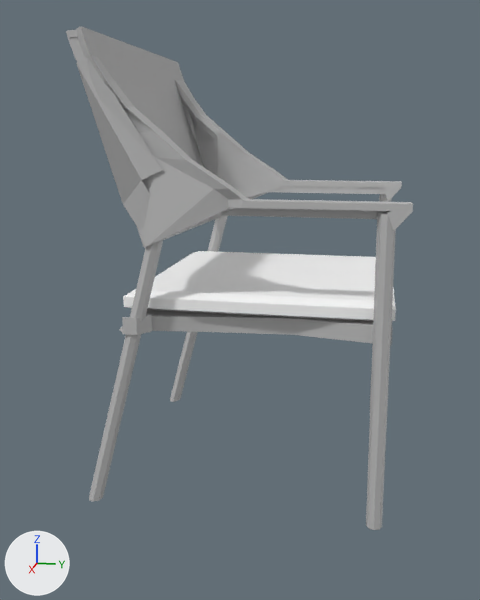
The FBX model SoA-Unity/Assets/Models/Restaurant/street_restaurant_chair.fbx: old version first, new version second.
Camera for both pictures: a camera (50 mm lens) standing at (0.21, 0.023, 0.12) and looking at (-0.032, -0.026, 0.059). Lighting does not change. The marker at lower left points along +X, +Y and +Z. Where no turn or scale is listed for an object, it has been applied to the vertices.
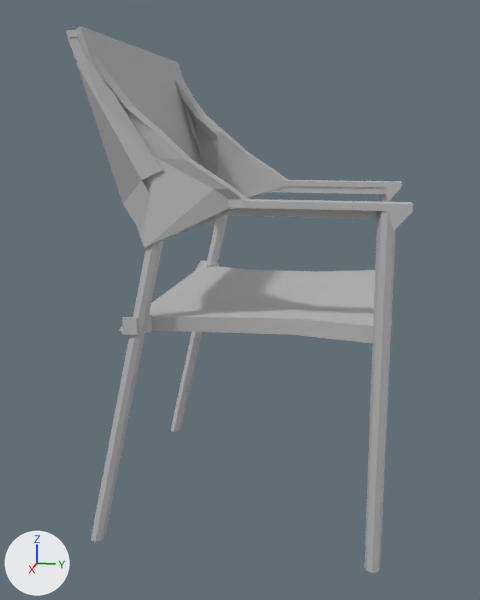
The newer file is also rescaled (x0.757), turned or shifted as a whole; pictures and numbers use the older file's frame.

Where the change shows, as pixel boxes [x1, y1, x2, y2] in the pictures (480 x 600 px; the box of a moved part takes in the faces that stretch with it):
'pCube6', deleted: before [123, 251, 396, 321]
'polySurface5', reshaped (15% taller): before [89, 240, 163, 501]; after [91, 240, 164, 541]
'polySurface11', reshaped: before [366, 212, 388, 530]; after [364, 211, 382, 573]
'polySurface13', reshaped (16% taller): before [170, 216, 228, 402]; after [171, 216, 228, 432]
'polySurface12', reshaped (9% wider, 21% taller): before [370, 194, 392, 400]; after [368, 194, 392, 443]
part 1 of me_mesh_007, moved or reshaped: before [369, 214, 393, 530]; after [364, 211, 382, 573]
'polySurface1', unchanged, uncovered by the edit: before [119, 309, 392, 345]; after [119, 261, 392, 345]

The change, as a diff of the scene's bpy script:
```diff
--- a/SoA-Unity/Assets/Models/Restaurant/street_restaurant_chair.fbx.py
+++ b/SoA-Unity/Assets/Models/Restaurant/street_restaurant_chair.fbx.py
@@ me_mesh_010 @@
 me_mesh_010.from_pydata(...)  # 34 vertices, 40 faces; spans x -0.0857..-0.0784, y -0.0706..-0.0319, z -0.0049..0.1017
 # used by ob_polysurface13; location = (0.0, 0.0, 0.0)
+# me_mesh_010 part 2: the whole mesh is multiplied about its middle by the matrix ((1.0, 0.0, -0.002), (0.0, 1.0, 0.0), (-0.002, 0.0, 1.167)), then moved by (0.0001, 0.0, -0.0068)
 me_mesh_010.materials.append(mat_lambert1)
@@ me_mesh_004 @@
 me_mesh_004.from_pydata(...)  # 34 vertices, 40 faces; spans x 0.0106..0.0156, y -0.0711..-0.032, z -0.0039..0.1026
 # used by ob_polysurface5; location = (0.0, 0.0, 0.0)
+# me_mesh_004 part 3: the whole mesh is multiplied about its middle by the matrix ((1.0, 0.0, 0.0), (0.0, 1.0, 0.0), (0.0, 0.0, 1.167)), then moved by (0.0, 0.0, -0.0068)
 me_mesh_004.materials.append(mat_lambert1)
@@ me_mesh_009 @@
 me_mesh_009.from_pydata(...)  # 18 vertices, 24 faces; spans x -0.0845..-0.078, y 0.0247..0.03, z -0.0028..0.0981
 # used by ob_polysurface12; location = (0.0, 0.0, 0.0)
+# me_mesh_009 part 4: all 9 vertices in x -0.0845..-0.0781, y 0.025..0.03, z -0.0028 are moved by (0.0, 0.0001, -0.0156)
 me_mesh_009.materials.append(mat_lambert1)
@@ me_mesh_007 @@
 me_mesh_007.from_pydata(...)  # 18 vertices, 24 faces; spans x 1.06..1.56, y -0.3..9.8, z -2.99..-2.48
 # used by ob_polysurface10; parent = ob_pcube7; location = (3.483, -7.442, -1.886); rotation_euler = (0.00904, 0.00102, -0.00225), in degrees (0.5, 0.1, -0.1)
+# me_mesh_007 part 1: all 9 vertices in x 1.06..1.56, y 9.8, z -2.99..-2.48 are moved by (0.0, 0.13, 0.0)
 me_mesh_007.materials.append(mat_lambert1)
@@ me_mesh_006_1 @@
+me_mesh_006_1.from_pydata(...)  # 18 vertices, 24 faces; spans x 1.06..1.56, y -1.86..9.92, z -2.99..-2.48
+me_mesh_006_1.materials.append(mat_lambert1)  # grey #bcbcbc
@@ ob_polysurface11 @@
-ob_polysurface11 = bpy.data.objects.new('polySurface11', me_mesh_008)
+ob_polysurface11 = bpy.data.objects.new('polySurface11', me_mesh_007)
 ob_polysurface11.parent = ob_pcube7
@@ ob_pcube6 @@
-ob_pcube6 = bpy.data.objects.new('pCube6', me_mesh)
-ob_pcube6.location = (-0.0351, -0.0131, 0.0668)
@@ ob_polysurface10 @@
-ob_polysurface10 = bpy.data.objects.new('polySurface10', me_mesh_007)
+ob_polysurface10 = bpy.data.objects.new('polySurface10', me_mesh_006_1)
 ob_polysurface10.parent = ob_pcube7
```
